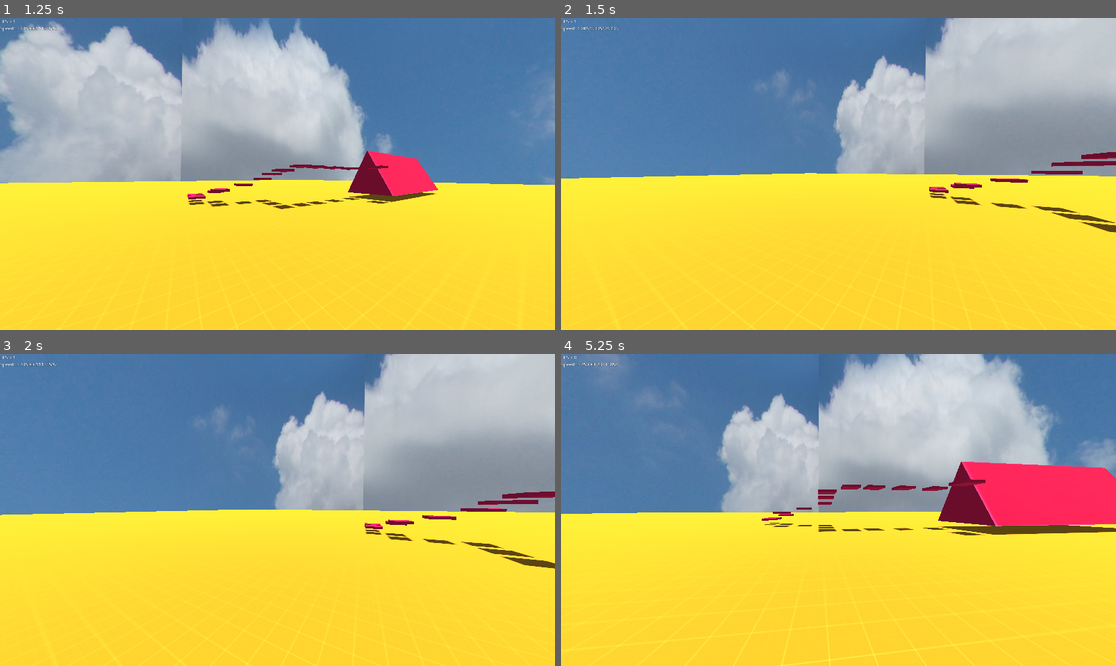
Above: before the commit, frames 1-4 (two rows, left to right).
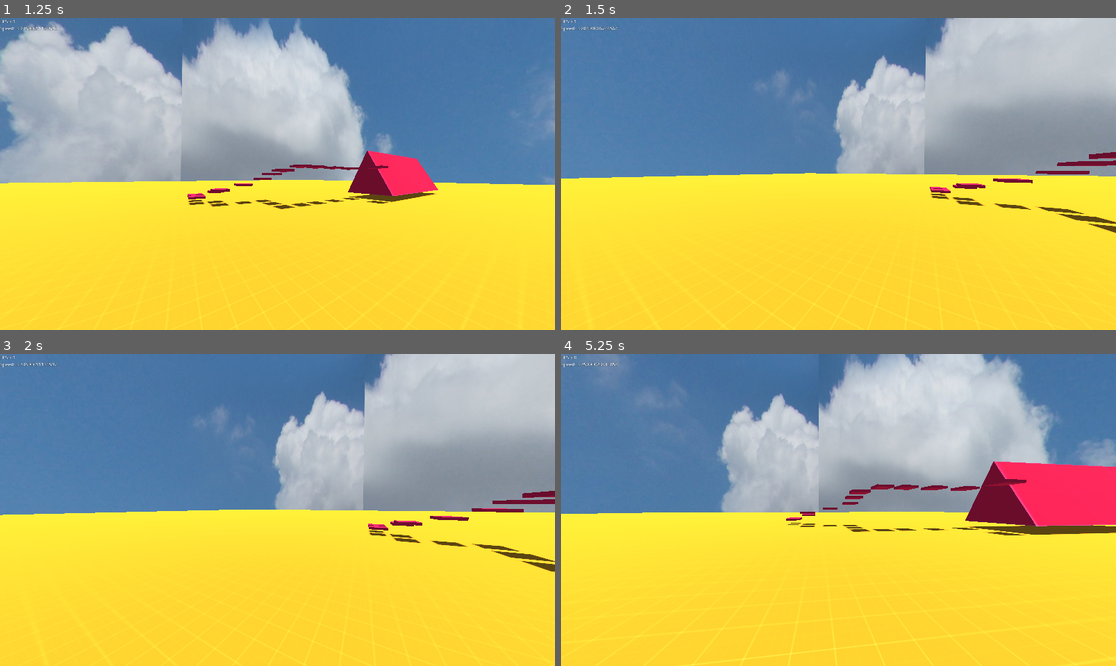
Above: after the commit, the same moments.

Repository: modcommunity/dot-fps-controller
Game: Godot game, scene res://scenes/testing/sandbox1.tscn
Same seed, same stepped clock (60 frames per second), same inputs: the game is played once before the commit and once after it.
Inputs (mouse positions are in pixels of both pictures, inside the frame that each line leads up to):
- Up to frame 1 (1.25 s): tap Enter at 0.5 s; move the mouse to (305, 174) at 0.52 s; hold Space (player_jump) from 0.53 s (still down)
- Up to frame 2 (1.5 s): move the mouse to (810, 174) at 1.27 s; release Space (player_jump) at 1.28 s; tap S (player_b) at 1.35 s
- Up to frame 3 (2 s): tap Space (player_jump) at 1.52, 1.55, 1.82 s
- Up to frame 4 (5.25 s): move the mouse to (849, 503) at 2.02 s; hold W (player_f) 2.03-2.78 s; tap Space (player_jump) at 2.3, 3.02, 3.05, 3.32, 3.77, 3.8, 4.07, 4.35, 4.52, 4.82 s; move the mouse to (832, 516) at 2.77 s; tap A (player_l) at 2.85 s; move the mouse to (877, 513) at 3.52 s; hold D (player_r) 3.53-4.28 s; move the mouse to (794, 506) at 4.27 s; move the mouse to (844, 510) at 5.02 s; hold S (player_b) from 5.03 s (still down)

Frame 1 is identical in both runs. In frame 2, 0.5% of the frame differs, in the area x 2-100%, y 2-100%; in frame 3, 1.0%; in frame 4, 3.6%, in the area x 5-100%, y 34-100%.

Commit message:
Improve air strafing and velocity.

Diff:
--- a/scripts/player/states/air.gd
+++ b/scripts/player/states/air.gd
@@ -20,9 +20,6 @@
 
 	if ply.on_floor:
 		ply.state.swap_state("air", "run")
-	else:
-		if Input.is_action_pressed("player_jump"):
-			check_jump()
 
 func _process(delta):
 	pass
@@ -72,8 +69,7 @@
 	var accel_speed = accel * wish_speed * delta
 	accel_speed = min(accel_speed, add_speed)
 
-	for i in range(3):
-		ply.vel += accel_speed * wish_dir
+	ply.vel += accel_speed * wish_dir
 
 func check_jump():
 	ply.snap = Vector3.ZERO
